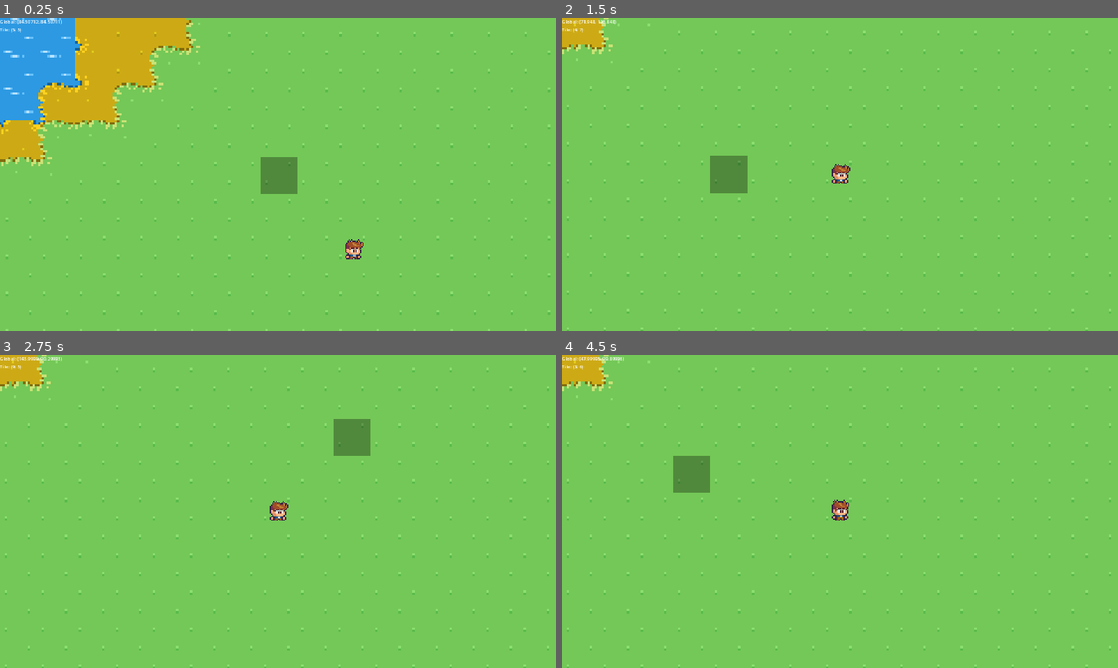
Above: before the commit, frames 1-4 (two rows, left to right).
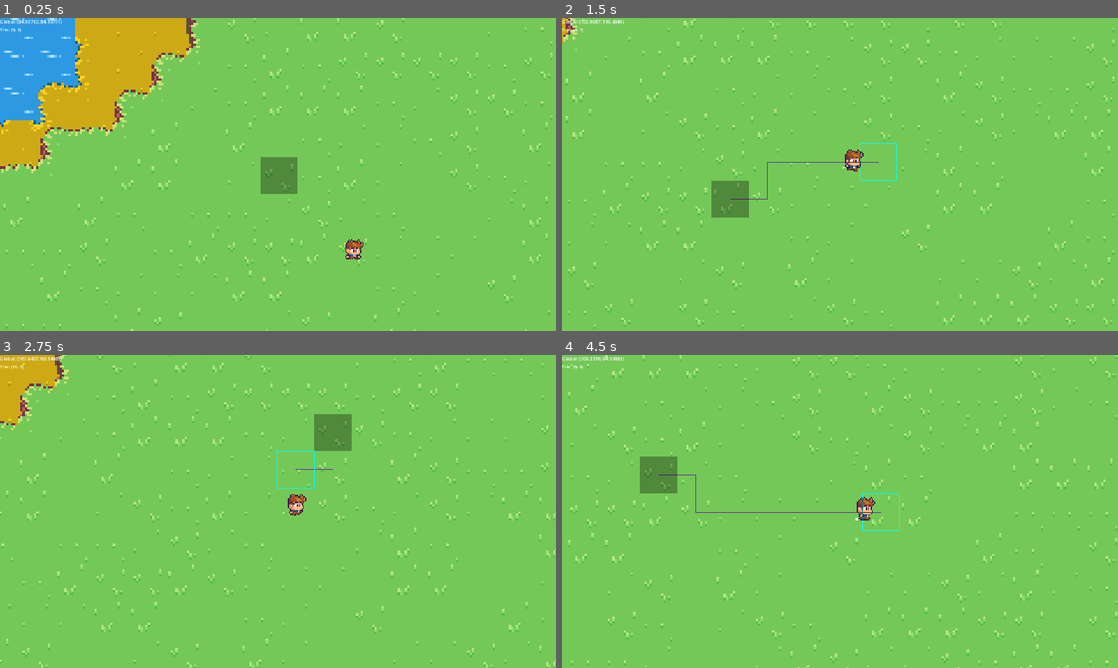
Above: after the commit, the same moments.

Repository: AustinMcPhail/godot-point-and-click
Game: Godot game, scene res://scenes/test_field.tscn
The game is run twice, just before and just after one commit, with the same random seed, the same clock (stepped at 60 frames per second) and the same inputs.
Inputs (mouse positions are in pixels of both pictures, inside the frame that each line leads up to):
- Up to frame 1 (0.25 s): no input
- Up to frame 2 (1.5 s): move the mouse to (962, 158) at 0.52 s; click (962, 158) at 0.6 s; move the mouse to (728, 190) at 1.27 s; tap P (Player) at 1.35 s; click (728, 190) at 1.42 s
- Up to frame 3 (2.75 s): move the mouse to (333, 442) at 2.02 s; right-click (333, 442) at 2.1 s; click (333, 442) at 2.17 s
- Up to frame 4 (4.5 s): move the mouse to (812, 574) at 2.77 s; click (812, 574) at 2.85 s; move the mouse to (1006, 558) at 3.52 s; tap P (Player) at 3.6 s; click (1006, 558) at 3.67 s; move the mouse to (673, 464) at 4.27 s; right-click (673, 464) at 4.35 s; click (673, 464) at 4.42 s

The runs differ from the first frame. In frame 1, 3.9% of the frame differs, in the area x 0-100%, y 0-100%; in frame 2, 5.1%; in frame 3, 5.2%; in frame 4, 5.4%.

Commit message:
better chunk loading

Diff:
--- a/chunk.tscn
+++ b/chunk.tscn
@@ -402,30 +402,107 @@
 12:6/0/terrains_peering_bit/left_side = 0
 12:6/0/custom_data_0 = true
 14:6/0 = 0
+14:6/0/terrain_set = 2
+14:6/0/terrain = 0
+14:6/0/terrains_peering_bit/bottom_side = 0
 14:6/0/custom_data_0 = true
 15:6/0 = 0
+15:6/0/terrain_set = 2
+15:6/0/terrain = 0
+15:6/0/terrains_peering_bit/right_side = 0
+15:6/0/terrains_peering_bit/bottom_side = 0
 15:6/0/custom_data_0 = true
 16:6/0 = 0
+16:6/0/terrain_set = 2
+16:6/0/terrain = 0
+16:6/0/terrains_peering_bit/right_side = 0
+16:6/0/terrains_peering_bit/bottom_side = 0
+16:6/0/terrains_peering_bit/left_side = 0
 16:6/0/custom_data_0 = true
 17:6/0 = 0
+17:6/0/terrain_set = 2
+17:6/0/terrain = 0
+17:6/0/terrains_peering_bit/bottom_side = 0
+17:6/0/terrains_peering_bit/left_side = 0
 17:6/0/custom_data_0 = true
 18:6/0 = 0
+18:6/0/terrain_set = 2
+18:6/0/terrain = 0
+18:6/0/terrains_peering_bit/right_side = 0
+18:6/0/terrains_peering_bit/bottom_side = 0
+18:6/0/terrains_peering_bit/left_side = 0
+18:6/0/terrains_peering_bit/top_left_corner = 0
+18:6/0/terrains_peering_bit/top_side = 0
 18:6/0/custom_data_0 = true
 19:6/0 = 0
+19:6/0/terrain_set = 2
+19:6/0/terrain = 0
+19:6/0/terrains_peering_bit/right_side = 0
+19:6/0/terrains_peering_bit/bottom_right_corner = 0
+19:6/0/terrains_peering_bit/bottom_side = 0
+19:6/0/terrains_peering_bit/left_side = 0
 19:6/0/custom_data_0 = true
 20:6/0 = 0
+20:6/0/terrain_set = 2
+20:6/0/terrain = 0
+20:6/0/terrains_peering_bit/right_side = 0
+20:6/0/terrains_peering_bit/bottom_side = 0
+20:6/0/terrains_peering_bit/bottom_left_corner = 0
+20:6/0/terrains_peering_bit/left_side = 0
 20:6/0/custom_data_0 = true
 21:6/0 = 0
+21:6/0/terrain_set = 2
+21:6/0/terrain = 0
+21:6/0/terrains_peering_bit/right_side = 0
+21:6/0/terrains_peering_bit/bottom_side = 0
+21:6/0/terrains_peering_bit/left_side = 0
+21:6/0/terrains_peering_bit/top_side = 0
+21:6/0/terrains_peering_bit/top_right_corner = 0
 21:6/0/custom_data_0 = true
 22:6/0 = 0
+22:6/0/terrain_set = 2
+22:6/0/terrain = 0
+22:6/0/terrains_peering_bit/right_side = 0
+22:6/0/terrains_peering_bit/bottom_right_corner = 0
+22:6/0/terrains_peering_bit/bottom_side = 0
 22:6/0/custom_data_0 = true
 23:6/0 = 0
+23:6/0/terrain_set = 2
+23:6/0/terrain = 0
+23:6/0/terrains_peering_bit/right_side = 0
+23:6/0/terrains_peering_bit/bottom_right_corner = 0
+23:6/0/terrains_peering_bit/bottom_side = 0
+23:6/0/terrains_peering_bit/bottom_left_corner = 0
+23:6/0/terrains_peering_bit/left_side = 0
+23:6/0/terrains_peering_bit/top_side = 0
 23:6/0/custom_data_0 = true
 24:6/0 = 0
+24:6/0/terrain_set = 2
+24:6/0/terrain = 0
+24:6/0/terrains_peering_bit/right_side = 0
+24:6/0/terrains_peering_bit/bottom_right_corner = 0
+24:6/0/terrains_peering_bit/bottom_side = 0
+24:6/0/terrains_peering_bit/bottom_left_corner = 0
+24:6/0/terrains_peering_bit/left_side = 0
 24:6/0/custom_data_0 = true
 25:6/0 = 0
+25:6/0/terrain_set = 2
+25:6/0/terrain = 0
+25:6/0/terrains_peering_bit/bottom_side = 0
+25:6/0/terrains_peering_bit/bottom_left_corner = 0
+25:6/0/terrains_peering_bit/left_side = 0
 25:6/0/custom_data_0 = true
 27:6/0 = 0
+27:6/0/terrain_set = 2
+27:6/0/terrain = 0
+27:6/0/terrains_peering_bit/right_side = 0
+27:6/0/terrains_peering_bit/bottom_right_corner = 0
+27:6/0/terrains_peering_bit/bottom_side = 0
+27:6/0/terrains_peering_bit/bottom_left_corner = 0
+27:6/0/terrains_peering_bit/left_side = 0
+27:6/0/terrains_peering_bit/top_left_corner = 0
+27:6/0/terrains_peering_bit/top_side = 0
+27:6/0/terrains_peering_bit/top_right_corner = 0
 27:6/0/custom_data_0 = true
 30:6/0 = 0
 1:7/0 = 0
@@ -526,28 +603,111 @@
 12:7/0/terrains_peering_bit/top_side = 0
 12:7/0/custom_data_0 = true
 14:7/0 = 0
+14:7/0/terrain_set = 2
+14:7/0/terrain = 0
+14:7/0/terrains_peering_bit/bottom_side = 0
+14:7/0/terrains_peering_bit/top_side = 0
 14:7/0/custom_data_0 = true
 15:7/0 = 0
+15:7/0/terrain_set = 2
+15:7/0/terrain = 0
+15:7/0/terrains_peering_bit/right_side = 0
+15:7/0/terrains_peering_bit/bottom_side = 0
+15:7/0/terrains_peering_bit/top_side = 0
 15:7/0/custom_data_0 = true
 16:7/0 = 0
+16:7/0/terrain_set = 2
+16:7/0/terrain = 0
+16:7/0/terrains_peering_bit/right_side = 0
+16:7/0/terrains_peering_bit/bottom_side = 0
+16:7/0/terrains_peering_bit/left_side = 0
+16:7/0/terrains_peering_bit/top_side = 0
 16:7/0/custom_data_0 = true
 17:7/0 = 0
+17:7/0/terrain_set = 2
+17:7/0/terrain = 0
+17:7/0/terrains_peering_bit/bottom_side = 0
+17:7/0/terrains_peering_bit/left_side = 0
+17:7/0/terrains_peering_bit/top_side = 0
 17:7/0/custom_data_0 = true
 18:7/0 = 0
+18:7/0/terrain_set = 2
+18:7/0/terrain = 0
+18:7/0/terrains_peering_bit/right_side = 0
+18:7/0/terrains_peering_bit/bottom_right_corner = 0
+18:7/0/terrains_peering_bit/bottom_side = 0
+18:7/0/terrains_peering_bit/top_side = 0
 18:7/0/custom_data_0 = true
 19:7/0 = 0
+19:7/0/terrain_set = 2
+19:7/0/terrain = 0
+19:7/0/terrains_peering_bit/right_side = 0
+19:7/0/terrains_peering_bit/bottom_right_corner = 0
+19:7/0/terrains_peering_bit/bottom_side = 0
+19:7/0/terrains_peering_bit/bottom_left_corner = 0
+19:7/0/terrains_peering_bit/left_side = 0
+19:7/0/terrains_peering_bit/top_side = 0
+19:7/0/terrains_peering_bit/top_right_corner = 0
 19:7/0/custom_data_0 = true
 20:7/0 = 0
+20:7/0/terrain_set = 2
+20:7/0/terrain = 0
+20:7/0/terrains_peering_bit/right_side = 0
+20:7/0/terrains_peering_bit/bottom_right_corner = 0
+20:7/0/terrains_peering_bit/bottom_side = 0
+20:7/0/terrains_peering_bit/bottom_left_corner = 0
+20:7/0/terrains_peering_bit/left_side = 0
+20:7/0/terrains_peering_bit/top_left_corner = 0
+20:7/0/terrains_peering_bit/top_side = 0
 20:7/0/custom_data_0 = true
 21:7/0 = 0
+21:7/0/terrain_set = 2
+21:7/0/terrain = 0
+21:7/0/terrains_peering_bit/bottom_side = 0
+21:7/0/terrains_peering_bit/bottom_left_corner = 0
+21:7/0/terrains_peering_bit/left_side = 0
+21:7/0/terrains_peering_bit/top_side = 0
 21:7/0/custom_data_0 = true
 22:7/0 = 0
+22:7/0/terrain_set = 2
+22:7/0/terrain = 0
+22:7/0/terrains_peering_bit/right_side = 0
+22:7/0/terrains_peering_bit/bottom_right_corner = 0
+22:7/0/terrains_peering_bit/bottom_side = 0
+22:7/0/terrains_peering_bit/top_side = 0
+22:7/0/terrains_peering_bit/top_right_corner = 0
 22:7/0/custom_data_0 = true
 23:7/0 = 0
+23:7/0/terrain_set = 2
+23:7/0/terrain = 0
+23:7/0/terrains_peering_bit/right_side = 0
+23:7/0/terrains_peering_bit/bottom_side = 0
+23:7/0/terrains_peering_bit/bottom_left_corner = 0
+23:7/0/terrains_peering_bit/left_side = 0
+23:7/0/terrains_peering_bit/top_side = 0
+23:7/0/terrains_peering_bit/top_right_corner = 0
 23:7/0/custom_data_0 = true
 25:7/0 = 0
+25:7/0/terrain_set = 2
+25:7/0/terrain = 0
+25:7/0/terrains_peering_bit/right_side = 0
+25:7/0/terrains_peering_bit/bottom_side = 0
+25:7/0/terrains_peering_bit/bottom_left_corner = 0
+25:7/0/terrains_peering_bit/left_side = 0
+25:7/0/terrains_peering_bit/top_left_corner = 0
+25:7/0/terrains_peering_bit/top_side = 0
 25:7/0/custom_data_0 = true
 27:7/0 = 0
+27:7/0/terrain_set = 2
+27:7/0/terrain = 0
+27:7/0/terrains_peering_bit/right_side = 0
+27:7/0/terrains_peering_bit/bottom_right_corner = 0
+27:7/0/terrains_peering_bit/bottom_side = 0
+27:7/0/terrains_peering_bit/bottom_left_corner = 0
+27:7/0/terrains_peering_bit/left_side = 0
+27:7/0/terrains_peering_bit/top_left_corner = 0
+27:7/0/terrains_peering_bit/top_side = 0
+27:7/0/terrains_peering_bit/top_right_corner = 0
 27:7/0/custom_data_0 = true
 29:7/0 = 0
 31:7/0 = 0
@@ -655,30 +815,119 @@
 12:8/0/terrains_peering_bit/top_side = 0
 12:8/0/custom_data_0 = true
 14:8/0 = 0
+14:8/0/terrain_set = 2
+14:8/0/terrain = 0
+14:8/0/terrains_peering_bit/top_side = 0
 14:8/0/custom_data_0 = true
 15:8/0 = 0
+15:8/0/terrain_set = 2
+15:8/0/terrain = 0
+15:8/0/terrains_peering_bit/right_side = 0
+15:8/0/terrains_peering_bit/top_side = 0
 15:8/0/custom_data_0 = true
 16:8/0 = 0
+16:8/0/terrain_set = 2
+16:8/0/terrain = 0
+16:8/0/terrains_peering_bit/right_side = 0
+16:8/0/terrains_peering_bit/left_side = 0
+16:8/0/terrains_peering_bit/top_side = 0
 16:8/0/custom_data_0 = true
 17:8/0 = 0
+17:8/0/terrain_set = 2
+17:8/0/terrain = 0
+17:8/0/terrains_peering_bit/left_side = 0
+17:8/0/terrains_peering_bit/top_side = 0
 17:8/0/custom_data_0 = true
 18:8/0 = 0
+18:8/0/terrain_set = 2
+18:8/0/terrain = 0
+18:8/0/terrains_peering_bit/right_side = 0
+18:8/0/terrains_peering_bit/bottom_side = 0
+18:8/0/terrains_peering_bit/top_side = 0
+18:8/0/terrains_peering_bit/top_right_corner = 0
 18:8/0/custom_data_0 = true
 19:8/0 = 0
+19:8/0/terrain_set = 2
+19:8/0/terrain = 0
+19:8/0/terrains_peering_bit/right_side = 0
+19:8/0/terrains_peering_bit/bottom_right_corner = 0
+19:8/0/terrains_peering_bit/bottom_side = 0
+19:8/0/terrains_peering_bit/left_side = 0
+19:8/0/terrains_peering_bit/top_left_corner = 0
+19:8/0/terrains_peering_bit/top_side = 0
+19:8/0/terrains_peering_bit/top_right_corner = 0
 19:8/0/custom_data_0 = true
 20:8/0 = 0
+20:8/0/terrain_set = 2
+20:8/0/terrain = 0
+20:8/0/terrains_peering_bit/right_side = 0
+20:8/0/terrains_peering_bit/bottom_side = 0
+20:8/0/terrains_peering_bit/bottom_left_corner = 0
+20:8/0/terrains_peering_bit/left_side = 0
+20:8/0/terrains_peering_bit/top_left_corner = 0
+20:8/0/terrains_peering_bit/top_side = 0
+20:8/0/terrains_peering_bit/top_right_corner = 0
 20:8/0/custom_data_0 = true
 21:8/0 = 0
+21:8/0/terrain_set = 2
+21:8/0/terrain = 0
+21:8/0/terrains_peering_bit/bottom_side = 0
+21:8/0/terrains_peering_bit/left_side = 0
+21:8/0/terrains_peering_bit/top_left_corner = 0
+21:8/0/terrains_peering_bit/top_side = 0
 21:8/0/custom_data_0 = true
 22:8/0 = 0
+22:8/0/terrain_set = 2
+22:8/0/terrain = 0
+22:8/0/terrains_peering_bit/right_side = 0
+22:8/0/terrains_peering_bit/bottom_right_corner = 0
+22:8/0/terrains_peering_bit/bottom_side = 0
+22:8/0/terrains_peering_bit/left_side = 0
+22:8/0/terrains_peering_bit/top_side = 0
+22:8/0/terrains_peering_bit/top_right_corner = 0
 22:8/0/custom_data_0 = true
 23:8/0 = 0
+23:8/0/terrain_set = 2
+23:8/0/terrain = 0
+23:8/0/terrains_peering_bit/right_side = 0
+23:8/0/terrains_peering_bit/bottom_right_corner = 0
+23:8/0/terrains_peering_bit/bottom_side = 0
+23:8/0/terrains_peering_bit/bottom_left_corner = 0
+23:8/0/terrains_peering_bit/left_side = 0
+23:8/0/terrains_peering_bit/top_left_corner = 0
+23:8/0/terrains_peering_bit/top_side = 0
+23:8/0/terrains_peering_bit/top_right_corner = 0
 23:8/0/custom_data_0 = true
 24:8/0 = 0
+24:8/0/terrain_set = 2
+24:8/0/terrain = 0
+24:8/0/terrains_peering_bit/right_side = 0
+24:8/0/terrains_peering_bit/bottom_right_corner = 0
+24:8/0/terrains_peering_bit/bottom_side = 0
+24:8/0/terrains_peering_bit/left_side = 0
+24:8/0/terrains_peering_bit/top_left_corner = 0
+24:8/0/terrains_peering_bit/top_side = 0
 24:8/0/custom_data_0 = true
 25:8/0 = 0
+25:8/0/terrain_set = 2
+25:8/0/terrain = 0
+25:8/0/terrains_peering_bit/bottom_side = 0
+25:8/0/terrains_peering_bit/bottom_left_corner = 0
+25:8/0/terrains_peering_bit/left_side = 0
+25:8/0/terrains_peering_bit/top_left_corner = 0
+25:8/0/terrains_peering_bit/top_side = 0
 25:8/0/custom_data_0 = true
 27:8/0 = 0
+27:8/0/terrain_set = 2
+27:8/0/terrain = 0
+27:8/0/terrains_peering_bit/right_side = 0
+27:8/0/terrains_peering_bit/bottom_right_corner = 0
+27:8/0/terrains_peering_bit/bottom_side = 0
+27:8/0/terrains_peering_bit/bottom_left_corner = 0
+27:8/0/terrains_peering_bit/left_side = 0
+27:8/0/terrains_peering_bit/top_left_corner = 0
+27:8/0/terrains_peering_bit/top_side = 0
+27:8/0/terrains_peering_bit/top_right_corner = 0
 27:8/0/custom_data_0 = true
 30:8/0 = 0
 1:9/0 = 0
@@ -769,30 +1018,103 @@
 12:9/0/terrains_peering_bit/top_side = 0
 12:9/0/custom_data_0 = true
 14:9/0 = 0
+14:9/0/terrain_set = 2
+14:9/0/terrain = 0
 14:9/0/custom_data_0 = true
 15:9/0 = 0
+15:9/0/terrain_set = 2
+15:9/0/terrain = 0
+15:9/0/terrains_peering_bit/right_side = 0
 15:9/0/custom_data_0 = true
 16:9/0 = 0
+16:9/0/terrain_set = 2
+16:9/0/terrain = 0
+16:9/0/terrains_peering_bit/right_side = 0
+16:9/0/terrains_peering_bit/left_side = 0
 16:9/0/custom_data_0 = true
 17:9/0 = 0
+17:9/0/terrain_set = 2
+17:9/0/terrain = 0
+17:9/0/terrains_peering_bit/left_side = 0
 17:9/0/custom_data_0 = true
 18:9/0 = 0
+18:9/0/terrain_set = 2
+18:9/0/terrain = 0
+18:9/0/terrains_peering_bit/right_side = 0
+18:9/0/terrains_peering_bit/bottom_side = 0
+18:9/0/terrains_peering_bit/bottom_left_corner = 0
+18:9/0/terrains_peering_bit/left_side = 0
+18:9/0/terrains_peering_bit/top_side = 0
 18:9/0/custom_data_0 = true
 19:9/0 = 0
+19:9/0/terrain_set = 2
+19:9/0/terrain = 0
+19:9/0/terrains_peering_bit/right_side = 0
+19:9/0/terrains_peering_bit/left_side = 0
+19:9/0/terrains_peering_bit/top_side = 0
+19:9/0/terrains_peering_bit/top_right_corner = 0
 19:9/0/custom_data_0 = true
 20:9/0 = 0
+20:9/0/terrain_set = 2
+20:9/0/terrain = 0
+20:9/0/terrains_peering_bit/right_side = 0
+20:9/0/terrains_peering_bit/left_side = 0
+20:9/0/terrains_peering_bit/top_left_corner = 0
+20:9/0/terrains_peering_bit/top_side = 0
 20:9/0/custom_data_0 = true
 21:9/0 = 0
+21:9/0/terrain_set = 2
+21:9/0/terrain = 0
+21:9/0/terrains_peering_bit/right_side = 0
+21:9/0/terrains_peering_bit/bottom_right_corner = 0
+21:9/0/terrains_peering_bit/bottom_side = 0
+21:9/0/terrains_peering_bit/left_side = 0
+21:9/0/terrains_peering_bit/top_side = 0
 21:9/0/custom_data_0 = true
 22:9/0 = 0
+22:9/0/terrain_set = 2
+22:9/0/terrain = 0
+22:9/0/terrains_peering_bit/right_side = 0
+22:9/0/terrains_peering_bit/top_side = 0
+22:9/0/terrains_peering_bit/top_right_corner = 0
 22:9/0/custom_data_0 = true
 23:9/0 = 0
+23:9/0/terrain_set = 2
+23:9/0/terrain = 0
+23:9/0/terrains_peering_bit/right_side = 0
+23:9/0/terrains_peering_bit/left_side = 0
+23:9/0/terrains_peering_bit/top_left_corner = 0
+23:9/0/terrains_peering_bit/top_side = 0
+23:9/0/terrains_peering_bit/top_right_corner = 0
 23:9/0/custom_data_0 = true
 24:9/0 = 0
+24:9/0/terrain_set = 2
+24:9/0/terrain = 0
+24:9/0/terrains_peering_bit/right_side = 0
+24:9/0/terrains_peering_bit/bottom_side = 0
+24:9/0/terrains_peering_bit/left_side = 0
+24:9/0/terrains_peering_bit/top_left_corner = 0
+24:9/0/terrains_peering_bit/top_side = 0
+24:9/0/terrains_peering_bit/top_right_corner = 0
 24:9/0/custom_data_0 = true
 25:9/0 = 0
+25:9/0/terrain_set = 2
+25:9/0/terrain = 0
+25:9/0/terrains_peering_bit/left_side = 0
+25:9/0/terrains_peering_bit/top_left_corner = 0
+25:9/0/terrains_peering_bit/top_side = 0
 25:9/0/custom_data_0 = true
 27:9/0 = 0
+27:9/0/terrain_set = 2
+27:9/0/terrain = 0
+27:9/0/terrains_peering_bit/right_side = 0
+27:9/0/terrains_peering_bit/bottom_right_corner = 0
+27:9/0/terrains_peering_bit/bottom_side = 0
+27:9/0/terrains_peering_bit/bottom_left_corner = 0
+27:9/0/terrains_peering_bit/left_side = 0
+27:9/0/terrains_peering_bit/top_left_corner = 0
+27:9/0/terrains_peering_bit/top_side = 0
+27:9/0/terrains_peering_bit/top_right_corner = 0
 27:9/0/custom_data_0 = true
 1:12/0 = 0
 1:12/0/terrain_set = 0
@@ -1483,6 +1805,9 @@
 terrain_set_1/mode = 0
 terrain_set_1/terrain_0/name = "sand_on_top"
 terrain_set_1/terrain_0/color = Color(0.713726, 0.027451, 0.254902, 1)
+terrain_set_2/mode = 0
+terrain_set_2/terrain_0/name = "grass_on_sand"
+terrain_set_2/terrain_0/color = Color(0.721569, 0, 0.207843, 1)
 custom_data_layer_0/name = "walkable"
 custom_data_layer_0/type = 1
 custom_data_layer_1/name = "action"
--- a/scenes/test_field.tscn
+++ b/scenes/test_field.tscn
@@ -21,13 +21,28 @@
 color_ramp = SubResource("Gradient_yo3dv")
 noise = SubResource("FastNoiseLite_kk3bu")
 
+[sub_resource type="Gradient" id="Gradient_8fdsn"]
+interpolation_mode = 1
+offsets = PackedFloat32Array(0, 0.246667)
+
+[sub_resource type="FastNoiseLite" id="FastNoiseLite_ew0em"]
+frequency = 0.0085
+fractal_type = 2
+domain_warp_enabled = true
+
+[sub_resource type="NoiseTexture2D" id="NoiseTexture2D_6gibm"]
+color_ramp = SubResource("Gradient_8fdsn")
+noise = SubResource("FastNoiseLite_ew0em")
+
 [sub_resource type="StyleBoxFlat" id="StyleBoxFlat_03ju6"]
 bg_color = Color(0, 0, 0, 0.313726)
 
 [node name="Homeworld" type="Node2D" groups=["homeworld"]]
 script = ExtResource("1_yesp3")
+render_distance_in_chunks = 2
 seed = "test"
 noise_height_texture = SubResource("NoiseTexture2D_6phme")
+tree_noise_height_texture = SubResource("NoiseTexture2D_6gibm")
 
 [node name="CanvasLayer" type="CanvasLayer" parent="."]
 
--- a/scripts/Homeworld.gd
+++ b/scripts/Homeworld.gd
@@ -3,6 +3,7 @@
 extends Node2D
 
 @export var chunk_size : int = 15
+@export var initial_map_size_in_chunks : int = 3
 @export var render_distance_in_chunks : int = 1
 @export var max_map_height_in_chunks : int = 5
 @export var max_map_width_in_chunks : int = 10
@@ -12,6 +13,8 @@
 @export var seed = "Hello World"
 @export var noise_height_texture: NoiseTexture2D
 var noise: Noise
+@export var tree_noise_height_texture: NoiseTexture2D
+var tree_noise: Noise
 
 var spawn_chunk: Vector2 = Vector2.ZERO
 var current_chunk
@@ -25,6 +28,7 @@
 var spawn_chunk_candidates = []
 
 var source_id = 2
+var tree_source_id = 3
 
 var DIRT_CELLS = [Vector2i(29, 1),Vector2i(29, 2),Vector2i(29, 3),Vector2i(29, 4)]
 var GRASS_CELLS = [Vector2i(27, 6),Vector2i(27, 7),Vector2i(27, 8),Vector2i(27, 9)]
@@ -32,11 +36,12 @@
 var WATER_CELLS = [Vector2i(11, 19),Vector2i(12, 19),Vector2i(13, 19),Vector2i(14, 19)]
 
 var water_tiles = []
-var grass_terrain_id = 0
+var grass_terrain_id = 2
 var grass_tiles = []
 var sand_terrain_id = 1
 var sand_tiles = []
 var dirt_tiles = []
+var solid_cells = []
 
 # Layers
 var water_layer = 0
@@ -51,7 +56,7 @@
 var loaded_coords = []
 var chunk_data = []
 
-var rendered_chunks = []
+var loaded_chunks = []
 
 var tile_chunk_map = {}
 
@@ -78,8 +83,7 @@
 	return chunk_data
 
 func _process(delta):
-#	set_loaded_tiles()
-	pass
+	generate_world(render_distance_in_chunks)
 
 func _init():
 	position = Vector2.ZERO;
@@ -89,125 +93,91 @@
 func _ready():
 	noise = noise_height_texture.noise
 	noise.seed = seed.hash()
+	tree_noise = tree_noise_height_texture.noise
+	tree_noise.seed = seed.hash()
 	var spawn_tile = Vector2(8, 8)
 	var spawn_tile_in_chunk_pos = Vector2.ZERO + Vector2(
 		floor(chunk_size / 2),
 		floor(chunk_size / 2)
 	)
 	player.position = tile_map.map_to_local(spawn_tile_in_chunk_pos)
-	generate_world()
+	generate_world(initial_map_size_in_chunks)
 
-func generate_world():
+func generate_world(in_range: int):
+	var player_tile = tile_map.local_to_map(player.position)
+	var chunk_x = floor(player_tile.x / 15.0)
+	var chunk_y = floor(player_tile.y / 15.0)
+	var current_chunk = Vector2(chunk_x, chunk_y)
+	if player_chunk == current_chunk:
+		return
+	player_chunk = current_chunk
+	var chunks_to_load = get_chunks_to_load(player_chunk, in_range)
+	loaded_chunks.append_array(chunks_to_load)
+	if chunks_to_load.is_empty():
+		return
 	var noise_val_arr = []
-	for cx in range(-max_map_height_in_chunks, max_map_height_in_chunks):
-		for cy in range(-max_map_width_in_chunks, max_map_width_in_chunks):
-			for tx in chunk_size:
-				for ty in chunk_size:
-					var pos = Vector2(tx + (cx * chunk_size), ty + (cy * chunk_size));
-					var noise_value = noise.get_noise_2d(pos.x, pos.y)
-					noise_val_arr.append(noise_value)
-					altitude[pos] = noise_value;
-					if noise_value >= 0.0:
-						if noise_value > 0.02:
-							grass_tiles.append(pos)
-						sand_tiles.append(pos)
-					tile_map.set_cell(water_layer, pos, source_id, WATER_CELLS[0])
+	var tree_noise_val_arr = []
+	grass_tiles = []
+	sand_tiles = []
+	for chunk in chunks_to_load:
+		for tx in chunk_size:
+			for ty in chunk_size:
+				var pos = Vector2(tx + (chunk.x * chunk_size), ty + (chunk.y * chunk_size));
+				var noise_value = noise.get_noise_2d(pos.x, pos.y)
+				var tree_noise_value = tree_noise.get_noise_2d(pos.x, pos.y)
+				noise_val_arr.append(noise_value)
+				tree_noise_val_arr.append(tree_noise_value)
+				altitude[pos] = noise_value;
+				if noise_value >= 0.0:
+					if noise_value > 0.02:
+						if (has_tree(tree_noise_value)):
+							solid_cells.append(pos)
+							tile_map.set_cell(environment_layer, pos, tree_source_id, Vector2i.ZERO, 1)
+						grass_tiles.append(pos)
+					sand_tiles.append(pos)
+				else:
+					solid_cells.append(pos)
+				tile_map.set_cell(water_layer, pos, source_id, WATER_CELLS[0])
+
 	tile_map.set_cells_terrain_connect(ground_layer_1, sand_tiles, sand_terrain_id, 0)
 	tile_map.set_cells_terrain_connect(ground_layer_2, grass_tiles, grass_terrain_id, 0)
-
-func load_chunk(cx, cy):
-	var chunk = Chunk.new()
-	chunk.set_coords(Vector2(cx, cy))
-	var spawn_chunk_candidate = true
-	for tx in chunk_size:
-		for ty in chunk_size:
-			var tile_data = []
-			var pos = Vector2(tx + (cx * chunk_size), ty + (cy * chunk_size))
-			if !altitude.has(pos):
-				continue
-			var alt = altitude[pos]
-			chunk.set_tile_walkable(pos, true)
-			if alt < 0.0:
-				spawn_chunk_candidate = false
-				tile_data.append([0, pos, 2, WATER_CELLS[randi_range(0, WATER_CELLS.size() - 1)]])
-				chunk.set_tile_walkable(pos, false)
-			elif alt > 0.0 && alt < 0.02:
-				tile_data.append([0, pos, 2, SAND_CELLS[randi_range(0, SAND_CELLS.size() - 1)]])
-			elif alt > 0.4 && alt < 0.45:
-				tile_data.append([0, pos, 2, DIRT_CELLS[randi_range(0, DIRT_CELLS.size() - 1)]])
-			else:
-				if (has_tree(pos)):
-					tile_data.append([1, pos, 3, Vector2i.ZERO, 1])
-					chunk.set_tile_walkable(pos, false)
-				tile_data.append([0, pos, 2, GRASS_CELLS[randi_range(0, GRASS_CELLS.size() - 1)]])
-			chunk.set_tile(pos, tile_data)
-			tile_chunk_map[pos] = chunk
-	if spawn_chunk_candidate:
-		spawn_chunk_candidates.push_back(Vector2(cx, cy))
-	chunk_loader.add_chunk(chunk.coords, chunk)
-	return chunk
-
-func set_loaded_tiles():
-	var player_map_position = tile_map.local_to_map(player.position)
-	var _current_chunk = tile_chunk_map[Vector2(player_map_position)]
-	if current_chunk == _current_chunk:
-		return
-
-#	tile_map.clear()
-
-	var player_position = player.position
-	current_chunk = _current_chunk
-	var loaded = [current_chunk]
-	var adjacent_chunk_pos = [current_chunk.coords]
-	var render_range = render_distance_in_chunks
-	for w in range(render_range):
-		for h in range(render_range):
-			var top_left = Vector2(current_chunk.coords.x - w, current_chunk.coords.y - h)
-			var top = Vector2(current_chunk.coords.x, current_chunk.coords.y - h)
-			var top_right = Vector2(current_chunk.coords.x + w, current_chunk.coords.y - h)
-			var left = Vector2(current_chunk.coords.x - w, current_chunk.coords.y)
-			var right = Vector2(current_chunk.coords.x + w, current_chunk.coords.y)
-			var bottom_left = Vector2(current_chunk.coords.x - w, current_chunk.coords.y + h)
-			var bottom = Vector2(current_chunk.coords.x, current_chunk.coords.y + h)
-			var bottom_right = Vector2(current_chunk.coords.x + w, current_chunk.coords.y + h)
-			adjacent_chunk_pos.append_array([
-				top_left,
-				top,
-				top_right,
-				right,
-				bottom_right,
-				bottom,
-				bottom_left,
-				left
-			])
-
-	for pos in adjacent_chunk_pos:
-		if !chunk_loader.loaded_chunks.has(pos):
-			loaded.append(load_chunk(pos.x, pos.y))
-		else:
-			loaded.append(chunk_loader.loaded_chunks[pos])
-
-	for chunk in loaded:
-		for tile_pos in chunk.tiles:
-			var tile_data = chunk.get_tile(tile_pos)
-			for data in tile_data:
-				var layer = data[0]
-				var pos = data[1]
-				var src = data[2]
-				var tile = data[3]
-				if tile == Vector2i.ZERO:
-					var alt = data[4]
-					tile_map.set_cell(layer, pos, src, tile, alt)
-				else:
-					tile_map.set_cell(layer, pos, src, tile)
-
 	grid.region = Rect2i(tile_map.get_used_rect().position, tile_map.get_used_rect().size)
 	grid.update()
-	for chunk in loaded:
-		for tile_pos in chunk.tiles:
-			var tile_walkable = chunk.get_tile_walkable(tile_pos)
-			grid.set_point_solid(tile_pos, !tile_walkable)
-func has_tree(pos):
-	if !trees.has(pos):
-		return false
-	return trees[pos] > 0.1 && trees[pos] < 0.11
+	for pos in solid_cells:
+		grid.set_point_solid(pos)
+
+func get_chunks_to_load(current_chunk: Vector2, in_range: int):
+	var adjacent_chunk_pos = []
+	if !loaded_chunks.has(current_chunk):
+		adjacent_chunk_pos = [current_chunk]
+	var render_range = render_distance_in_chunks
+	for w in range(0, in_range):
+		for h in range(0, in_range):
+			var top_left = Vector2(current_chunk.x - w, current_chunk.y - h)
+			if !adjacent_chunk_pos.has(top_left) && !loaded_chunks.has(top_left):
+				adjacent_chunk_pos.append(top_left)
+			var top = Vector2(current_chunk.x, current_chunk.y - h)
+			if !adjacent_chunk_pos.has(top) && !loaded_chunks.has(top):
+				adjacent_chunk_pos.append(top)
+			var top_right = Vector2(current_chunk.x + w, current_chunk.y - h)
+			if !adjacent_chunk_pos.has(top_right) && !loaded_chunks.has(top_right):
+				adjacent_chunk_pos.append(top_right)
+			var left = Vector2(current_chunk.x - w, current_chunk.y)
+			if !adjacent_chunk_pos.has(left) && !loaded_chunks.has(left):
+				adjacent_chunk_pos.append(left)
+			var right = Vector2(current_chunk.x + w, current_chunk.y)
+			if !adjacent_chunk_pos.has(right) && !loaded_chunks.has(right):
+				adjacent_chunk_pos.append(right)
+			var bottom_left = Vector2(current_chunk.x - w, current_chunk.y + h)
+			if !adjacent_chunk_pos.has(bottom_left) && !loaded_chunks.has(bottom_left):
+				adjacent_chunk_pos.append(bottom_left)
+			var bottom = Vector2(current_chunk.x, current_chunk.y + h)
+			if !adjacent_chunk_pos.has(bottom) && !loaded_chunks.has(bottom):
+				adjacent_chunk_pos.append(bottom)
+			var bottom_right = Vector2(current_chunk.x + w, current_chunk.y + h)
+			if !adjacent_chunk_pos.has(bottom_right) && !loaded_chunks.has(bottom_right):
+				adjacent_chunk_pos.append(bottom_right)
+	return adjacent_chunk_pos
+
+func has_tree(value):
+	return value <= 0.0
Not shown: 1 places in scenes/test_field.tscn that only renumber resources
